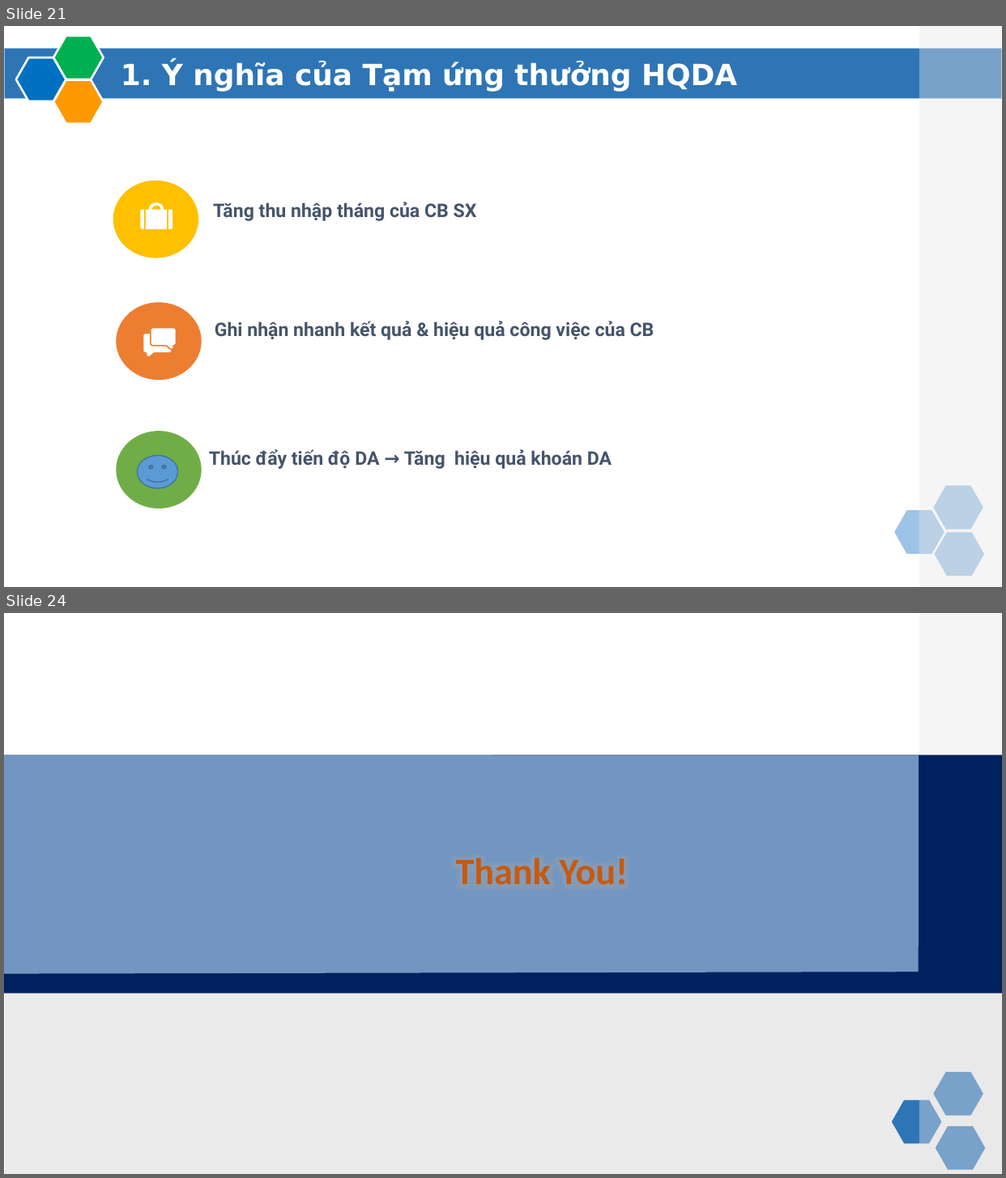
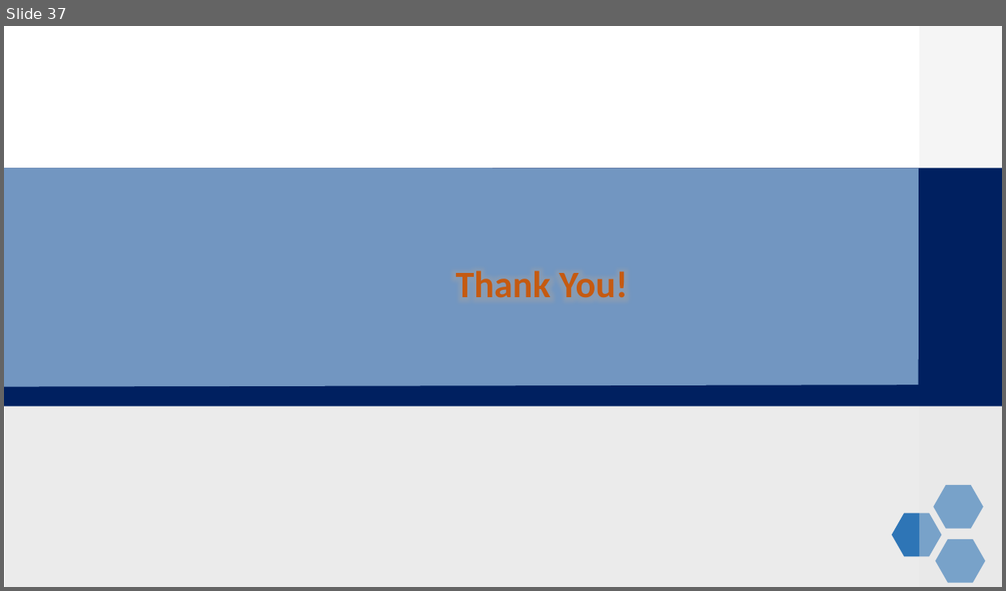
Before and after one commit to sonnc/LuanVan_SonNC_CA190141, a slide deck: LvThs.PPTX. Shown one above the other, each under a label of ours: slides 21 and 24 before the commit, slide 37 after it; the slides between them are not shown. The pictures are 1006x1178 and 1006x591 pixels, drawn with LibreOffice and Linux fonts; fonts in the diff are those of the drawing; background and template pictures are left out. Boxes give left, top, right and bottom in pixels: in the first picture for what was removed or moved away, otherwise in the second. Text is boxed around its words. In the diff, an @@ line names an element or a change of style, - is before the commit and + after.

```diff
--- a/LvThs.PPTX
+++ b/LvThs.PPTX
@@ slide 21 removed at [4,26,1002,587], background #FFFFFF @@
@@ rectangle removed at [4,49,1002,100] @@
@@ hexagon removed at [53,36,104,79] @@
@@ rectangle removed at [919,26,1002,587] @@
@@ hexagon removed at [16,58,66,101] @@
@@ text removed at [121,62,737,92] @@
-1. Ý nghĩa của Tạm ứng thưởng HQDA
@@ hexagon removed at [53,80,104,123] @@
@@ ellipse removed at [113,180,198,258] @@
@@ freeform shape removed at [140,203,172,229] @@
@@ text removed at [213,202,477,221] @@
-Tăng thu nhập tháng của CB SX
@@ ellipse removed at [117,302,202,380] @@
@@ freeform shape removed at [143,328,176,357] @@
@@ text removed at [215,321,654,340] @@
-Ghi nhận nhanh kết quả & hiệu quả công việc của CB
@@ ellipse removed at [117,431,202,509] @@
@@ smiley face removed at [138,456,177,489] @@
@@ text removed at [209,450,612,469] @@
-Thúc đẩy tiến độ DA → Tăng hiệu quả khoán DA
@@ hexagon removed at [934,485,984,529] @@
@@ hexagon removed at [895,510,945,554] @@
@@ hexagon removed at [935,533,985,576] @@
@@ what was slide 24 is now slide 37 @@
```
Also in this commit, not shown: 13 slides changed, 17 slides added, 3 other slides removed, 47 other files.
